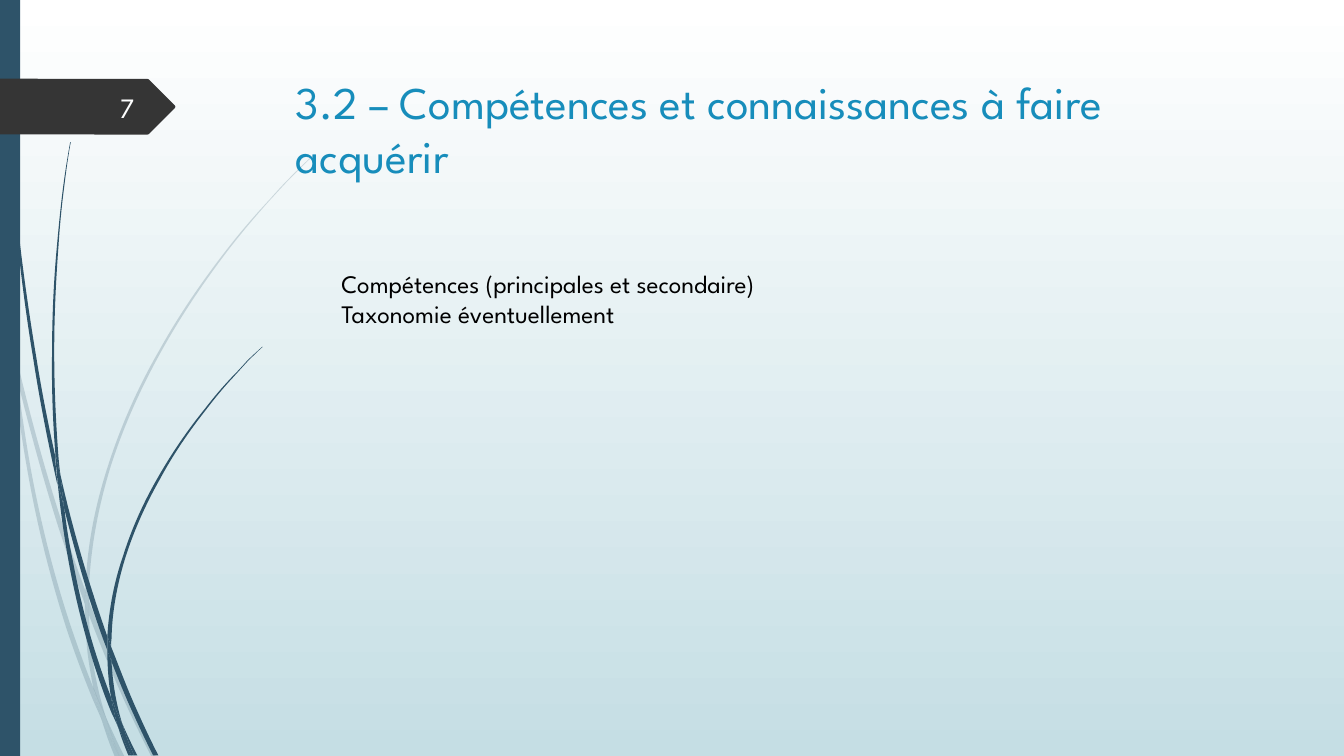
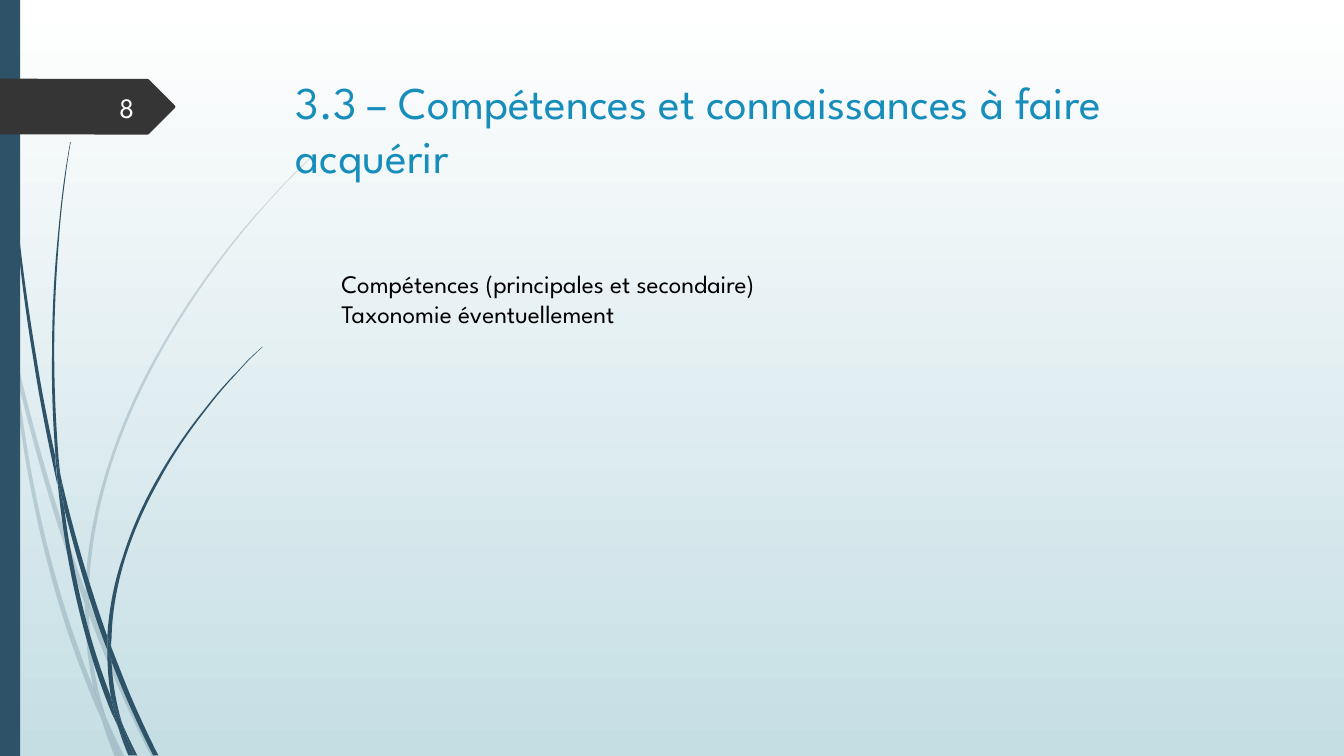
Before and after one commit to SdeuxiModeles/Modeles, a slide deck: slide 8 of N1SPE.pptx (slide 7 before the commit). Drawn at 1344x756 pixels with LibreOffice and Linux fonts; fonts in the diff are those of the drawing. Boxes give left, top, right and bottom in pixels: in the first picture for what was removed or moved away, otherwise in the second. Text is boxed around its words. In the diff, an @@ line names an element or a change of style, - is before the commit and + after.

```diff
--- a/N1SPE.pptx
+++ b/N1SPE.pptx
@@ title at (x1=296, y1=87, x2=1101, y2=183): text changed @@
-3.2 – Compétences et connaissances à faire acquérir
+3.3 – Compétences et connaissances à faire acquérir
@@ page number at (x1=119, y1=99, x2=134, y2=119): text changed @@
-7
+8
```
Also in this commit, not shown: 19 other slides changed, 1 other file.
